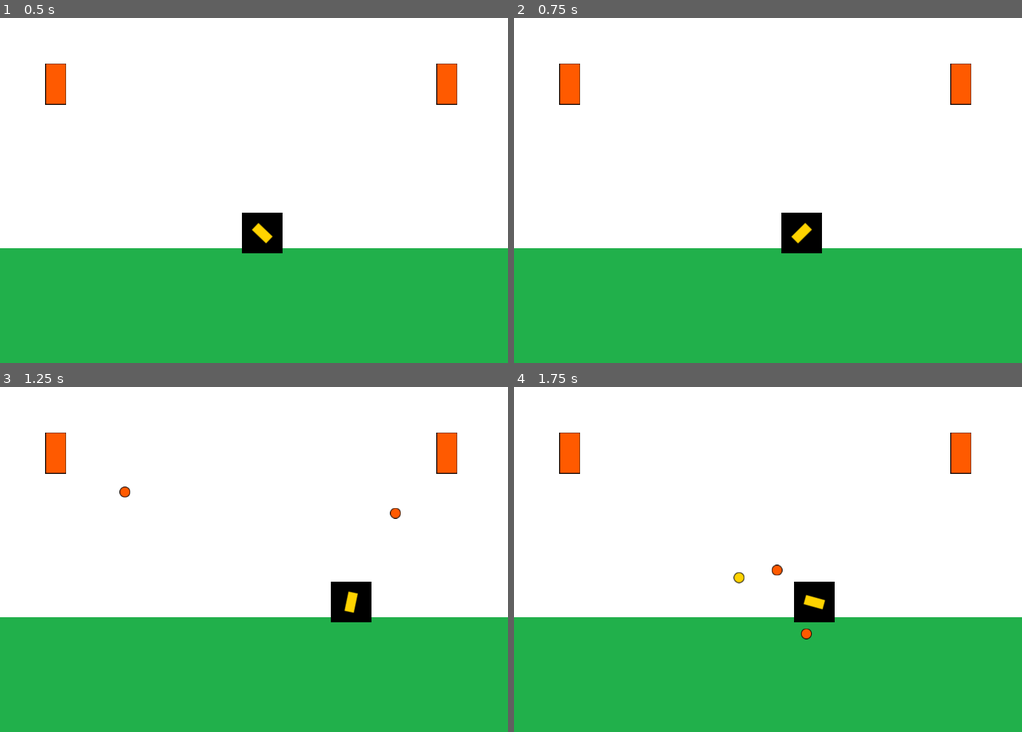
Above: before the commit, frames 1-4 (two rows, left to right).
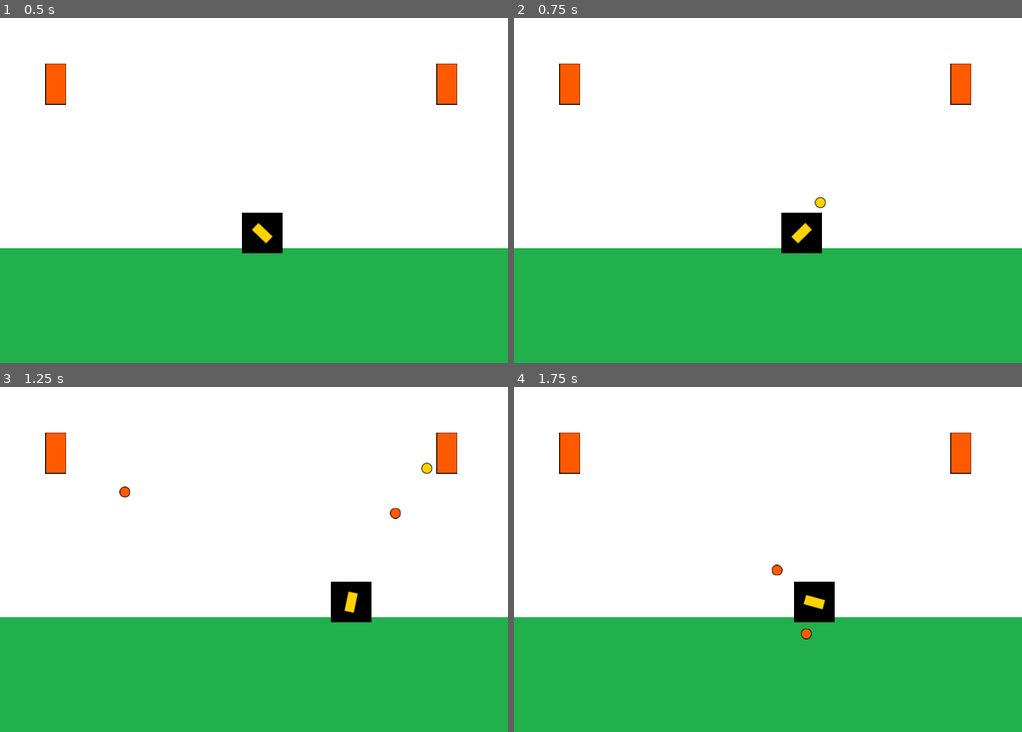
Above: after the commit, the same moments.

Repository: BlancoLautaro01/entregas-ipv-blanco-lautaro
Game: Godot game, scene res://Main.tscn
The game is run twice, just before and just after one commit, with the same random seed, the same clock (stepped at 60 frames per second) and the same inputs.
Inputs (mouse positions are in pixels of both pictures, inside the frame that each line leads up to):
- Up to frame 1 (0.5 s): no input
- Up to frame 2 (0.75 s): tap Enter at 0.5 s; move the mouse to (879, 152) at 0.52 s; hold D (move_right) from 0.53 s (still down); click (879, 152) at 0.6 s
- Up to frame 3 (1.25 s): keep holding D (move_right)
- Up to frame 4 (1.75 s): move the mouse to (666, 559) at 1.27 s; release D (move_right) at 1.28 s; hold A (move_left) from 1.28 s (still down); tap Space (fire, bound only before the commit) at 1.35 s

Frame 1 is identical in both runs. In frame 2, less than 0.1% of the frame differs, in the area x 59-62%, y 51-56%; in frame 3, less than 0.1%, in the area x 82-86%, y 21-26%; in frame 4, less than 0.1%.

Commit message:
Entrega 2 Terminada

Diff:
--- a/entrega-2-blanco-lautaro/project.godot
+++ b/entrega-2-blanco-lautaro/project.godot
@@ -22,7 +22,6 @@
 
 config/name="entrega-2-blanco-lautaro"
 run/main_scene="res://Main.tscn"
-config/icon="res://icon.png"
 
 [display]
 
@@ -46,7 +45,7 @@
 }
 fire={
 "deadzone": 0.5,
-"events": [ Object(InputEventKey,"resource_local_to_scene":false,"resource_name":"","device":0,"alt":false,"shift":false,"control":false,"meta":false,"command":false,"pressed":false,"scancode":32,"unicode":0,"echo":false,"script":null)
+"events": [ Object(InputEventMouseButton,"resource_local_to_scene":false,"resource_name":"","device":-1,"alt":false,"shift":false,"control":false,"meta":false,"command":false,"button_mask":0,"position":Vector2( 0, 0 ),"global_position":Vector2( 0, 0 ),"factor":1.0,"button_index":1,"pressed":false,"doubleclick":false,"script":null)
  ]
 }
 
Not shown, changed: entrega-2-blanco-lautaro/icon.png.import
Not shown, changed: entrega-2-blanco-lautaro/.gitignore
